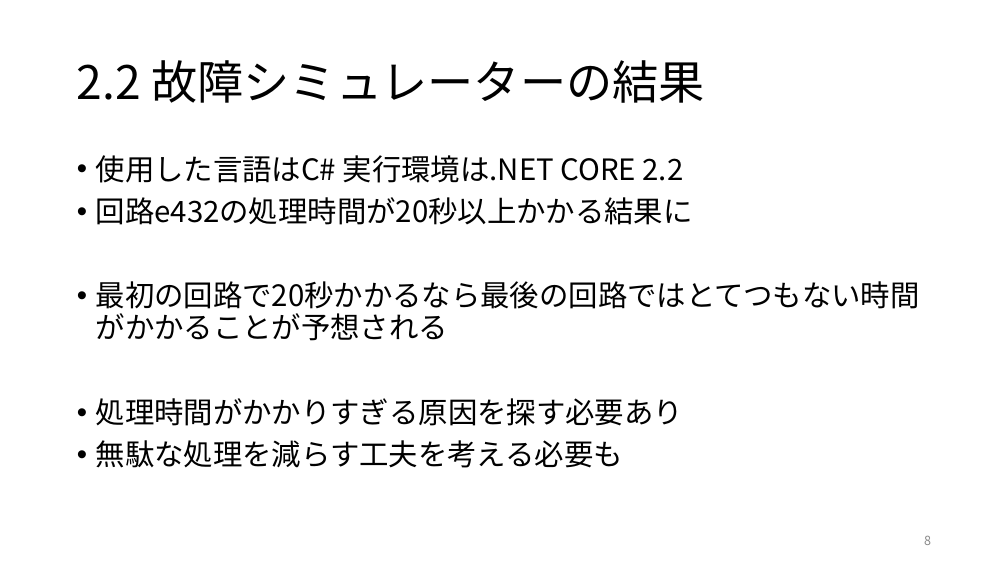
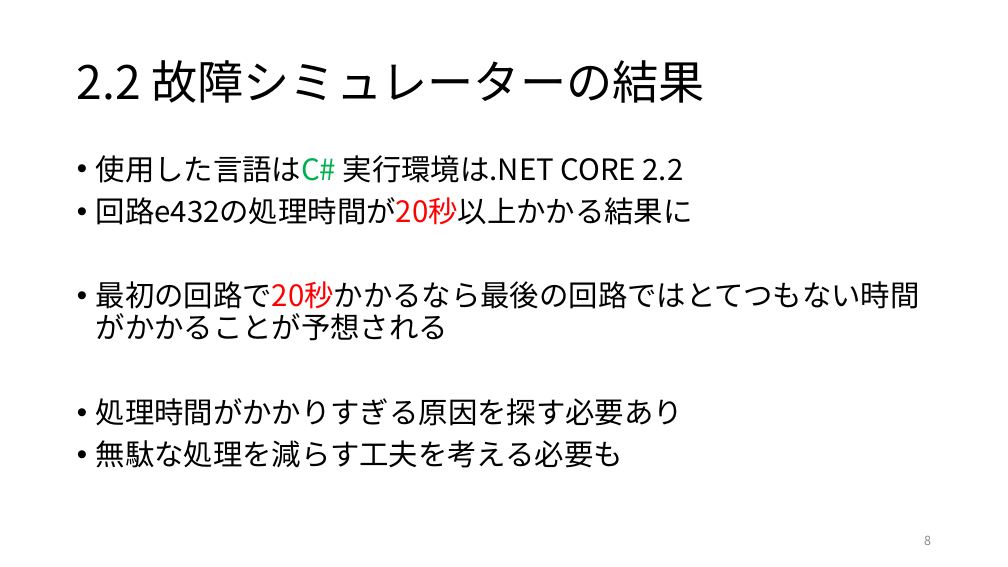
Before and after one commit to DJ956/CircuitSimulator, a slide deck: slide 8 of プレゼン.pptx. Drawn at 1008x567 pixels with LibreOffice and Linux fonts; fonts in the diff are those of the drawing. Boxes give left, top, right and bottom in pixels: in the first picture for what was removed or moved away, otherwise in the second. Text is boxed around its words. In the diff, an @@ line names an element or a change of style, - is before the commit and + after.

```diff
--- a/プレゼン.pptx
+++ b/プレゼン.pptx
@@ text at <box>96,155,920,315</box>: text colour #000000 to #00B050 in "使用した言語はC#"; text colour #000000 to #FF0000 in "回路e432の処理時間が20秒以上かかる結果に", "最初の回路で20秒かかるなら最後の回路ではとてつもない時間がかかることが予想される" @@
```
Also in this commit, not shown: 8 other slides changed, 1 slide added.
